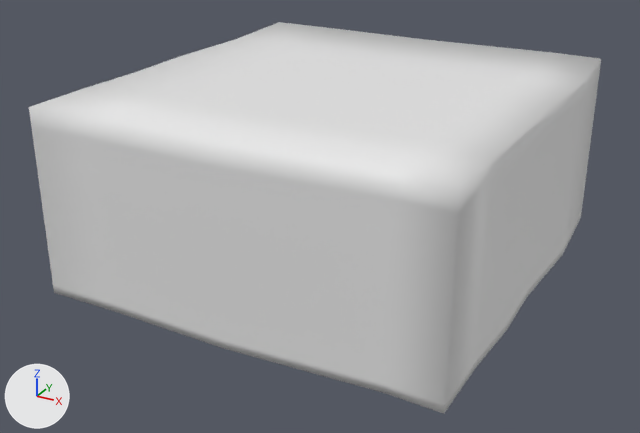
Before and after pictures for a commit that changed the FBX model Artisan/Assets/Art/BakeryItems/SheetCake/SheetCake.fbx.
Before and after are seen from a 50 mm lens placed at (0.136, -0.262, 0.147), pointed at (-0.005, -0.005, 0.019). Every picture has the same lights, and +X, +Y and +Z are marked at lower left. The picture after the commit comes second.

In view in the first picture: 'SheetCake'.
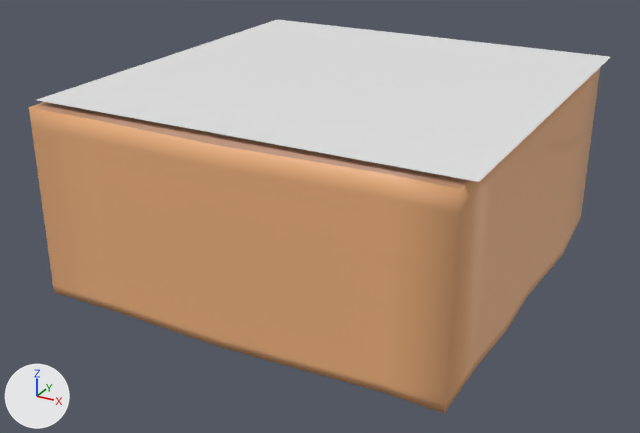
Boxes (x1, y1, x2, y2) around the edits, measured in the pictures (640 x 433 px):
'SheetCake', reshaped
    before: (29, 22, 601, 414)
    after: (29, 20, 610, 414)
part 1 of me_cube_009, added
    after: (37, 20, 610, 182)
part 2 of me_cube_009, recoloured (white to orange)
    before: (29, 22, 601, 414)
    after: (29, 68, 600, 414)

The change, as a diff of the scene's bpy script:
```diff
--- a/Artisan/Assets/Art/BakeryItems/SheetCake/SheetCake.fbx.py
+++ b/Artisan/Assets/Art/BakeryItems/SheetCake/SheetCake.fbx.py
@@ img_sheetcake_defaultmaterial_basemap_png @@
+img_sheetcake_defaultmaterial_basemap_png = load_image('SheetCake_DefaultMaterial_BaseMap.png', 'SheetCake_DefaultMaterial_BaseMap.png', 2048, 2048, 'sRGB')
@@ mat_powderedsugar @@
+mat_powderedsugar = principled_material('PowderedSugar')
+mat_powderedsugar.base_color = (0.8, 0.8, 0.8)  # white #e7e7e7
@@ mat_cake_basecolor @@
+mat_cake_basecolor = principled_material('Cake_BaseColor')
+mat_cake_basecolor.texture = img_sheetcake_defaultmaterial_basemap_png
@@ me_cube_009 @@
 # used by ob_sheetcake; location = (0.0, 0.0, 0.0)
 # verts and faces of me_cube_009; kept vertices keep their numbers, new ones are numbered from 96
-me_cube_009.from_pydata(...)  # 96 vertices, 94 faces; spans x -0.074..0.072, y -0.072..0.082, z 0.001..0.067
+me_cube_009.from_pydata(...)  # 100 vertices, 95 faces; spans x -0.074..0.073, y -0.072..0.082, z 0.001..0.069
+# me_cube_009 part 1
+verts[96] = (-0.073, -0.067, 0.069)  # pixel (35, 100)
+verts[97] = (0.073, -0.067, 0.069)  # pixel (478, 181)
+verts[98] = (-0.073, 0.079, 0.069)  # pixel (277, 19)
+verts[99] = (0.073, 0.079, 0.069)  # pixel (611, 56)
+faces += [(96, 97, 99, 98)]  # mat_powderedsugar (white #e7e7e7)
+# me_cube_009 part 2: 94 faces spanning x -0.074..0.072, y -0.072..0.082, z 0.001..0.067 switch from no material to mat_cake_basecolor (picture img_sheetcake_defaultmaterial_basemap_png)
+me_cube_009.materials.append(mat_powderedsugar)  # white #e7e7e7
```
